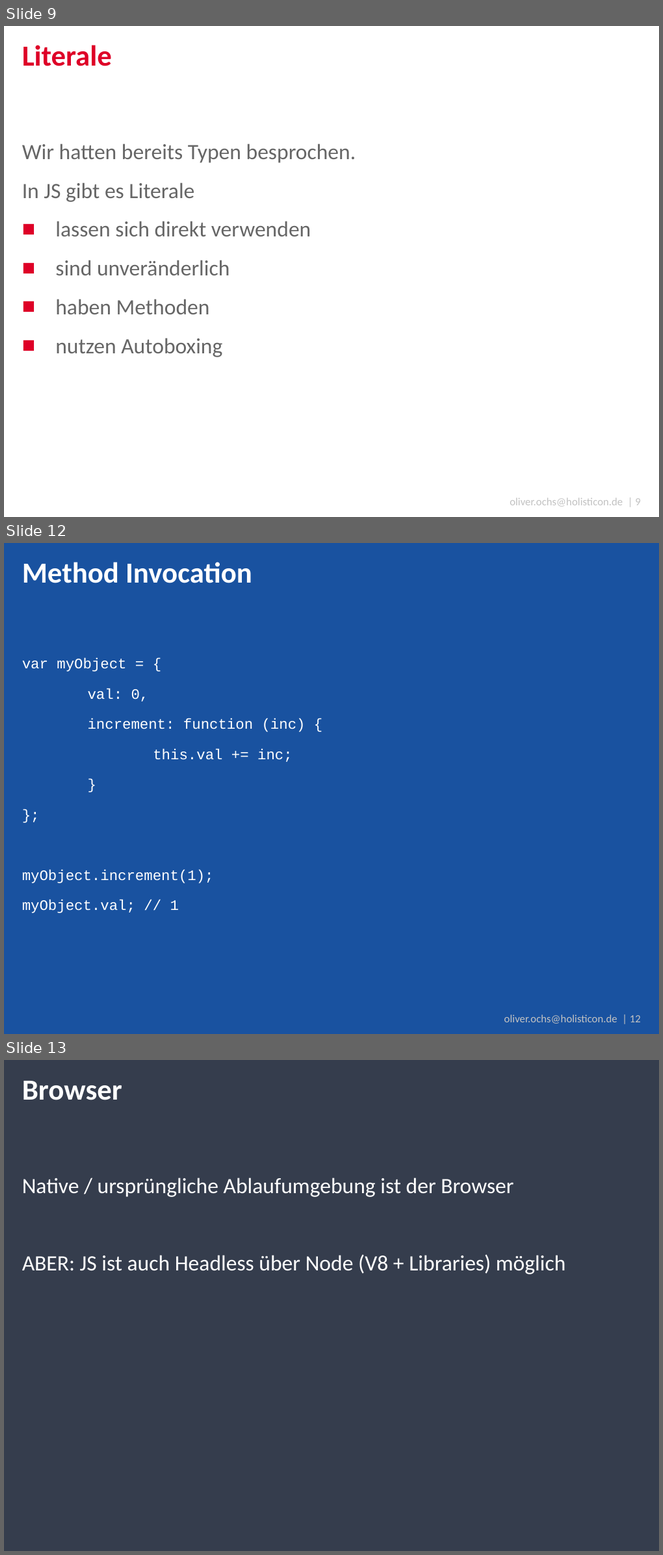
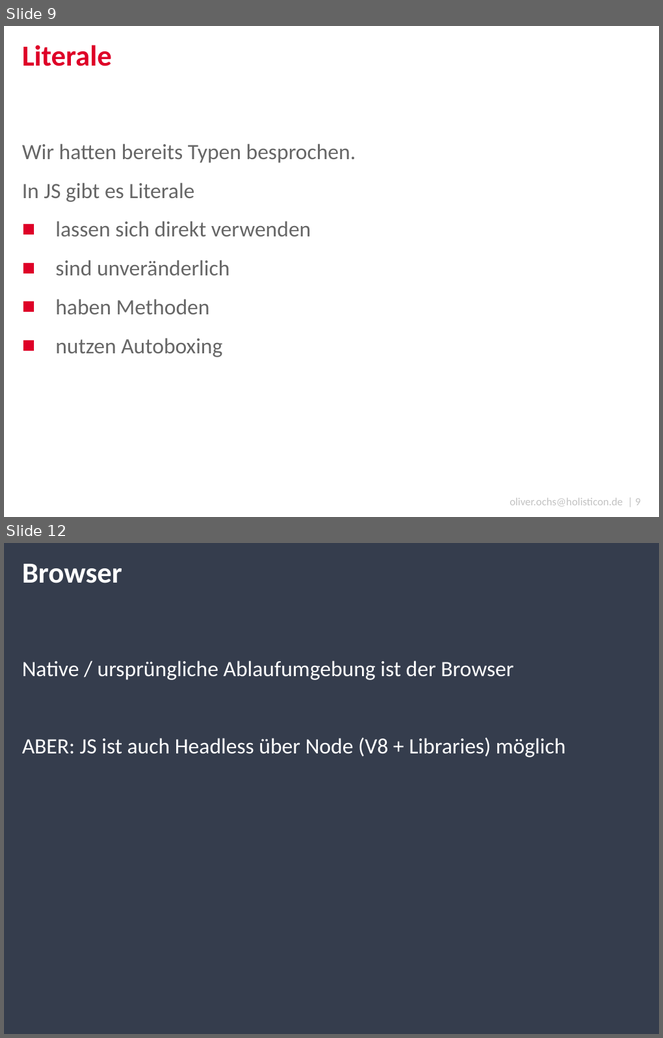
Before and after one commit to DJCordhose/serious-javascript, a slide deck: coding-sessions/code_talks.pptx. Shown one above the other, each under a label of ours: slides 9, 12 and 13 before the commit, slides 9 and 12 after it; the slides between them are not shown. The pictures are 663x1555 and 663x1038 pixels, drawn with LibreOffice and Linux fonts; fonts in the diff are those of the drawing; background and template pictures are left out. Boxes give left, top, right and bottom in pixels: in the first picture for what was removed or moved away, otherwise in the second. Text is boxed around its words. In the diff, an @@ line names an element or a change of style, - is before the commit and + after.

```diff
--- a/coding-sessions/code_talks.pptx
+++ b/coding-sessions/code_talks.pptx
@@ slide 12 removed at box(4, 543, 659, 1034), background #1952A0; not listed: 1 template element that a slide beside it also shows @@
@@ title removed at box(22, 562, 252, 583) @@
-Method Invocation
@@ text removed at box(22, 658, 306, 913) @@
-var myObject = {
-val: 0,
-increment: function (inc) {
-this.val += inc;
-}
-};
-myObject.increment(1);
-myObject.val; // 1
@@ what was slide 13 is now slide 12 @@
```
Also in this commit, not shown: 2 slides changed.
